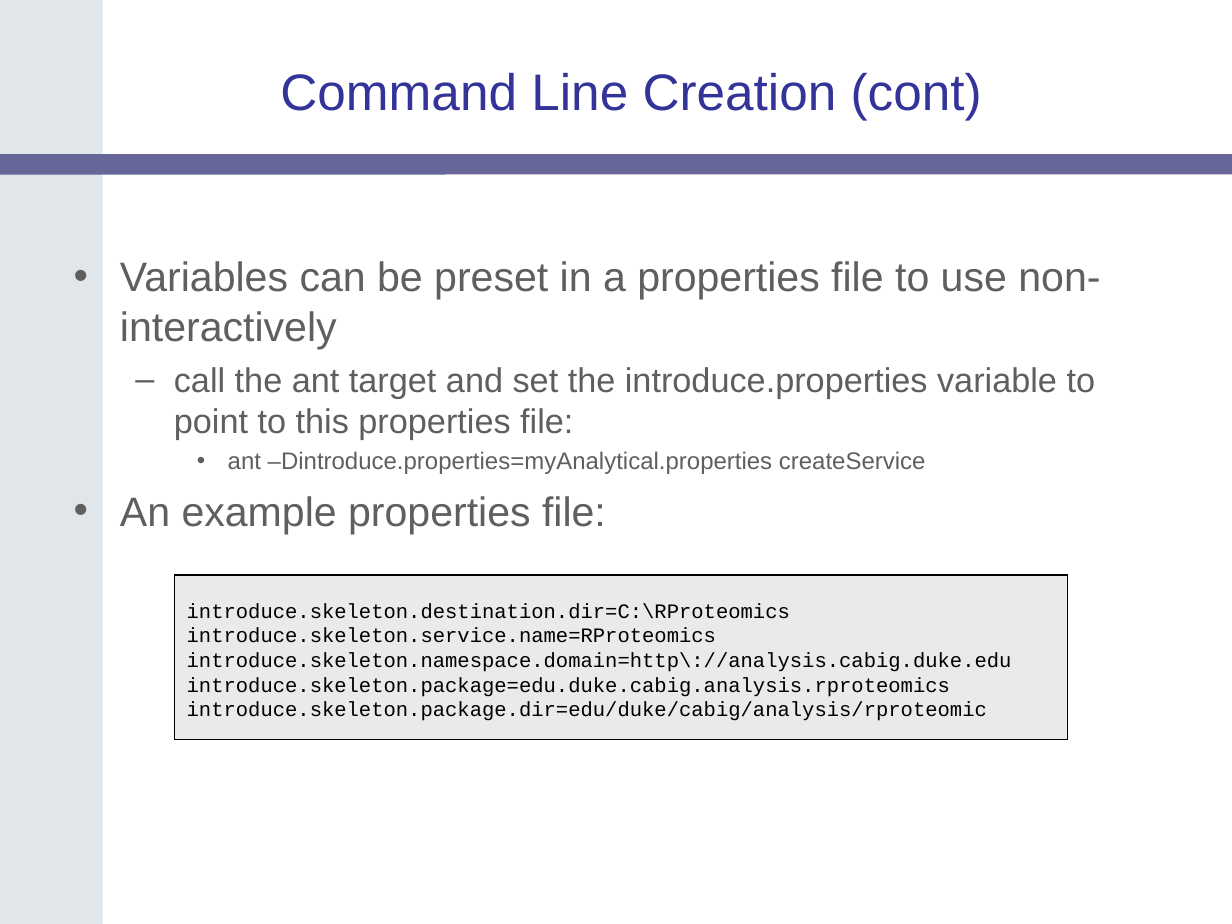
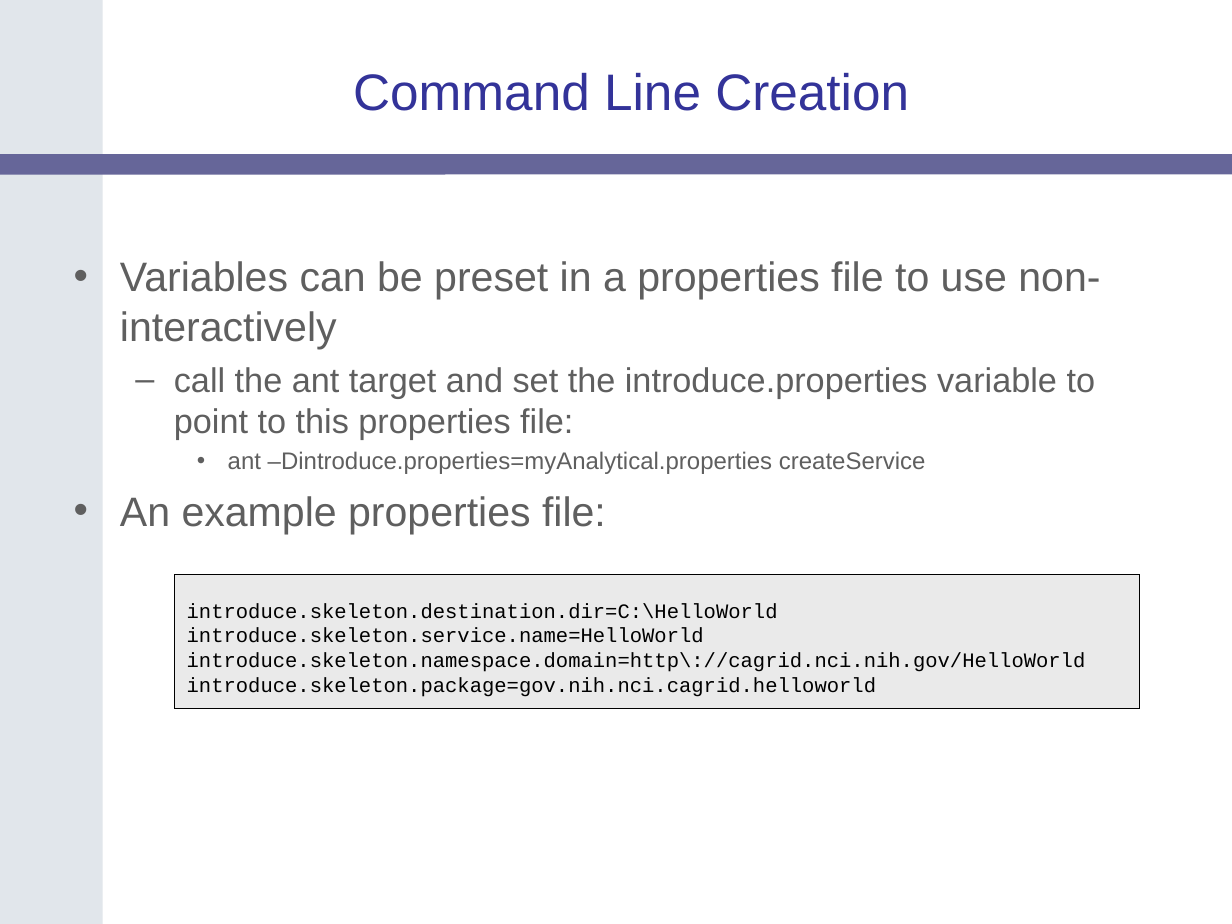
Before and after one commit to NCIP/cagrid-portal, a slide deck: slide 17 of cagrid-1-0/Documentation/presentations/200607_VCDE_ARCH/caGrid-Joint-F2F-Introduce.ppt (slide 36 before the commit). Drawn at 1232x924 pixels with LibreOffice and Linux fonts; fonts in the diff are those of the drawing; background and template pictures are left out. Boxes give left, top, right and bottom in pixels: in the first picture for what was removed or moved away, otherwise in the second. Text is boxed around its words. In the diff, an @@ line names an element or a change of style, - is before the commit and + after.

```diff
--- a/cagrid-1-0/Documentation/presentations/200607_VCDE_ARCH/caGrid-Joint-F2F-Introduce.ppt
+++ b/cagrid-1-0/Documentation/presentations/200607_VCDE_ARCH/caGrid-Joint-F2F-Introduce.ppt
@@ title at (353,73,909,111): text changed @@
-Command Line Creation (cont)
+Command Line Creation
@@ rectangle "introduce.skeleton.destination.dir=C:\HelloWorld": place and size @@
-rectangle "introduce.skeleton.destination.dir=C:\HelloWorld" at (175,575,1068,739)
+rectangle "introduce.skeleton.destination.dir=C:\HelloWorld" at (175,575,1140,708)
@@ text in rectangle at (187,603,1086,697): text changed @@
-introduce.skeleton.destination.dir=C:\RProteomics
-introduce.skeleton.service.name=RProteomics
-introduce.skeleton.namespace.domain=http\://analysis.cabig.duke.edu
-introduce.skeleton.package=edu.duke.cabig.analysis.rproteomics
-introduce.skeleton.package.dir=edu/duke/cabig/analysis/rproteomic
+introduce.skeleton.destination.dir=C:\HelloWorld
+introduce.skeleton.service.name=HelloWorld
+introduce.skeleton.namespace.domain=http\://cagrid.nci.nih.gov/HelloWorld
+introduce.skeleton.package=gov.nih.nci.cagrid.helloworld
```
Also in this commit, not shown: 17 other slides changed, 9 slides added, 3 slides removed.
